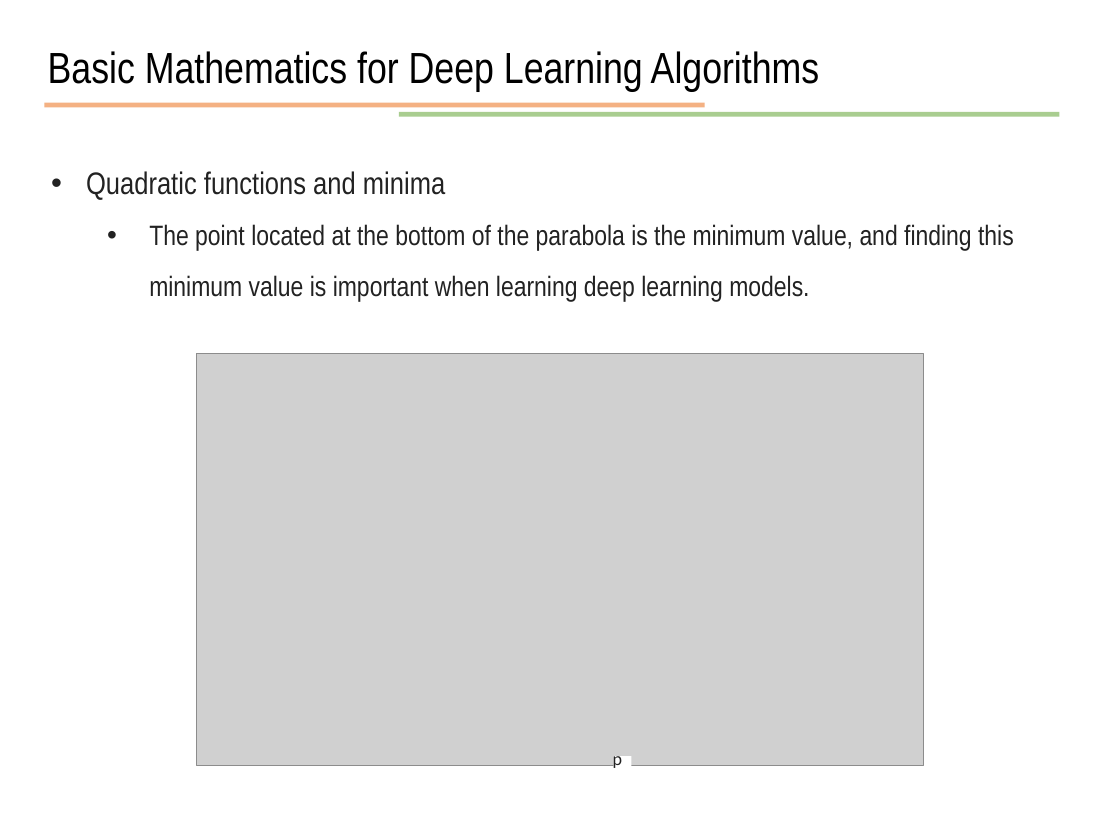
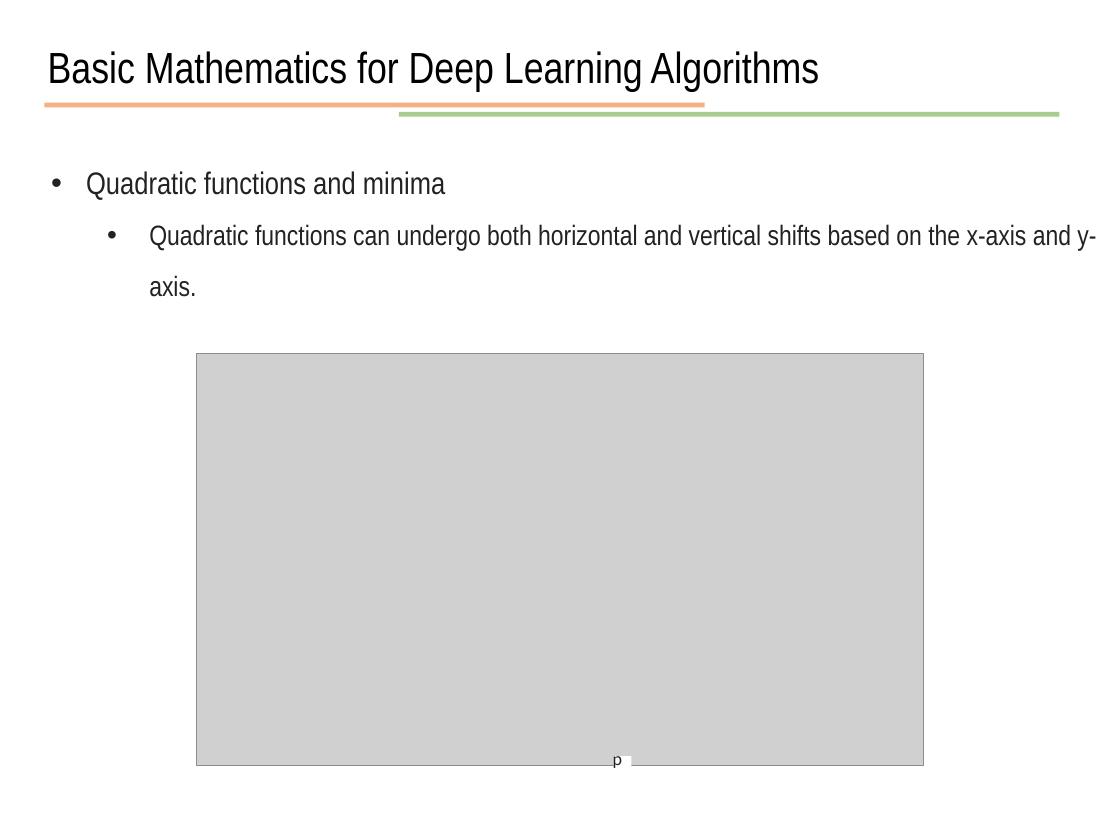
Before and after one commit to JunetaeKim/DeepLearningClass, a slide deck: slide 7 of Week3/week3 basic concepts.pptx. Drawn at 1120x840 pixels with LibreOffice and Linux fonts; fonts in the diff are those of the drawing; grey boxes stand for pictures. Boxes give left, top, right and bottom in pixels: in the first picture for what was removed or moved away, otherwise in the second. Text is boxed around its words. In the diff, an @@ line names an element or a change of style, - is before the commit and + after.

Commit message:
updated

```diff
--- a/Week3/week3 basic concepts.pptx
+++ b/Week3/week3 basic concepts.pptx
@@ text at box(149, 224, 1096, 297): text changed @@
-  • The point located at the bottom of the parabola is the minimum value, and finding this minimum value is important when learning deep learning models.
+  • Quadratic functions can undergo both horizontal and vertical shifts based on the x-axis and y-axis.
```
Also in this commit, not shown: 4 other slides changed.
